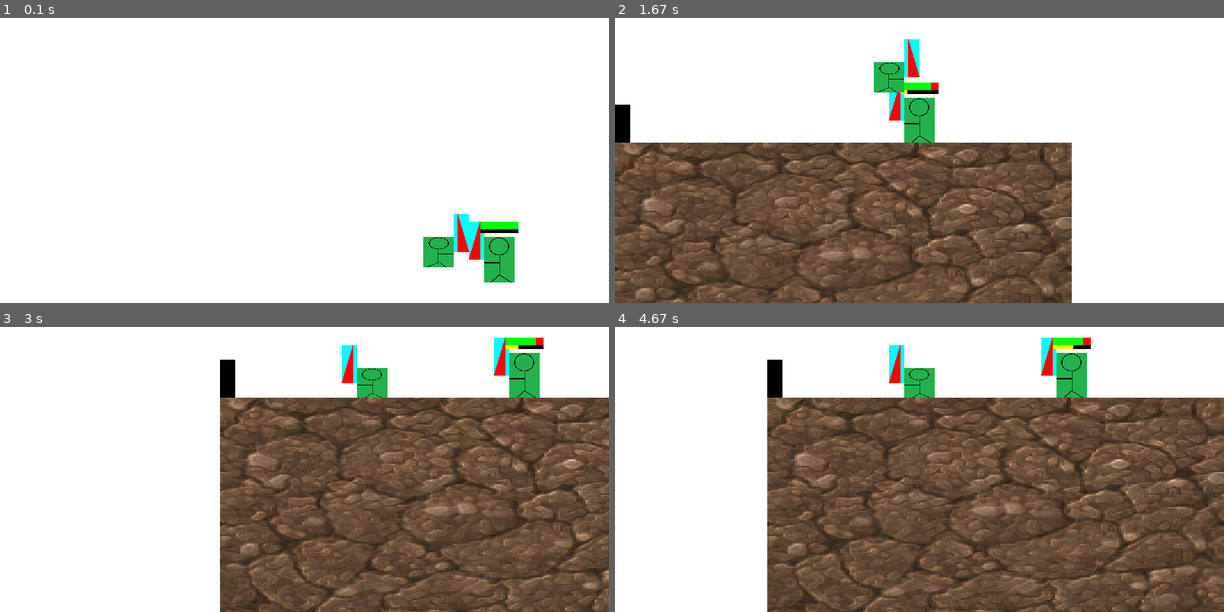
Above: before the commit, frames 1-4 (two rows, left to right).
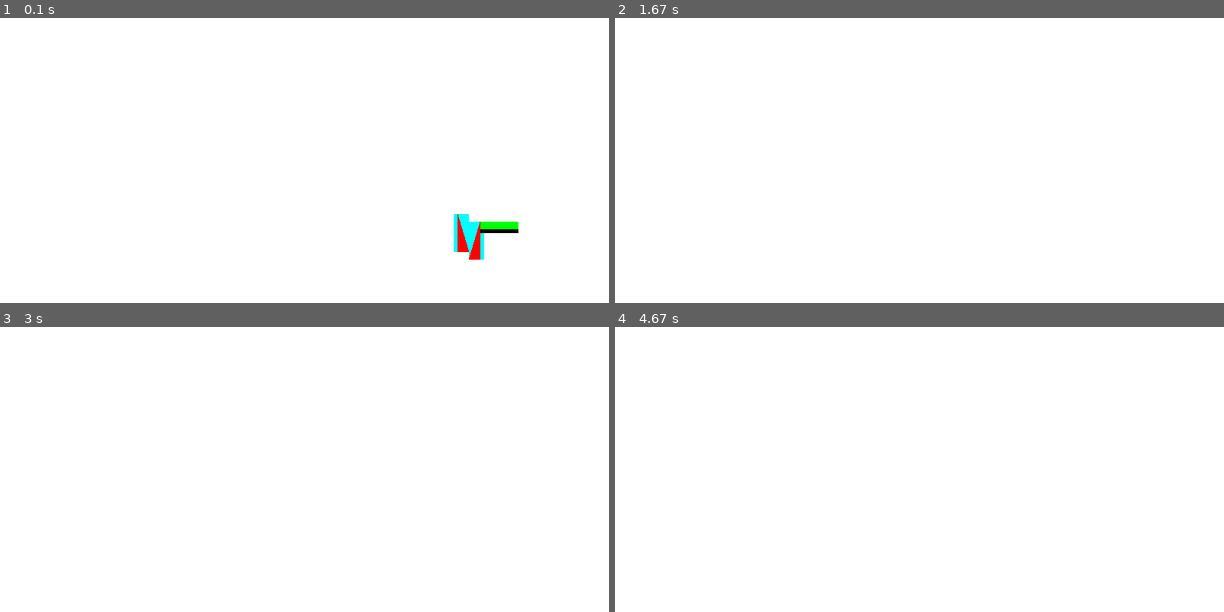
Above: after the commit, the same moments.

Repository: salfk23/2drpg_pygame
Game: pygame game, started from main.py
Two runs of this game, one before a commit and one after it. Both use one fixed random seed, a clock stepped at 60 frames per second and the inputs below.
Inputs:
- Up to frame 1 (0.1 s): no input
- Up to frame 2 (1.67 s): tap F at 0.33 s; hold D 0.67-1.13 s; hold W 1.17-1.63 s
- Up to frame 3 (3 s): hold A 2.17-2.7 s
- Up to frame 4 (4.67 s): no input

The runs differ from the first frame. In frame 1, 1.3% of the frame differs, in the area x 69-85%, y 76-93%; in frame 2, 45%; in frame 3, 51%; in frame 4, 59%, in the area x 25-100%, y 3-100%.

Commit message:
Better on screen and distance algorithm

Diff:
--- a/game_engine/entities/entity.py
+++ b/game_engine/entities/entity.py
@@ -109,17 +109,15 @@
   def update(self):
     pass
 
-  def on_screen(self, position:pygame.Vector2, screen_dimension:Size2D):
+  def on_screen(self,position:pygame.Vector2, size:Size2D):
     '''
     Check if entity is within screen
     '''
-    # return (position.x < self.coll_square.right and position.x < screen_dimension.width and
-    #         position.y > 0 and position.y < screen_dimension.height)
-    return True
+    rect = pygame.Rect(position, size)
+    rect.center = position
+    return self.rect.colliderect(rect)
   def distance_to(self, other:'Entity'):
-    pos = (self.position - other.position).length()
-    print(pos)
-    return pos
+    return (self.position - other.position).length()
 
   def collision(self, other:'Entity'):
     '''
@@ -190,6 +188,7 @@
         self._add_list: list[Entity] = []
         self.config = Config.instance()
         self.focused_entity:Entity = None
+        self.camera_position = pygame.Vector2(0, 0)
     @property
     def entities(self):
         return self._entities
@@ -219,7 +218,7 @@
         return [
             entity
             for entity in self.entities.values()
-            if entity.on_screen(self.position, self.config.screen_dimension)
+            if entity.on_screen(self.camera_position, self.config.screen_dimension)
         ]
 
     def get_near(self, entity: Entity, radius: int):
